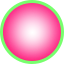
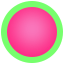
Before/after of a (64, 64) layered artwork. What changed in the layer stack:
renamed "Layer 0" to "Layer 2", painted on it over bbox(0, 0, 64, 64)
added layer "Ellipse 2" above "Ellipse 1" over bbox(7, 7, 57, 57)
added layer "Ellipse 1" above "Layer 2" over bbox(1, 1, 63, 63)
hid "Layer 2" (2nd of 2) over bbox(2, 2, 62, 62)
